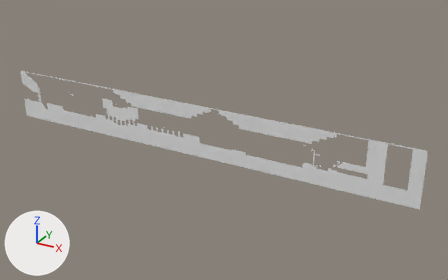
The OBJ model Dashopolis/Assets/Tiled2Unity/Meshes/JUNGLE.obj as it was, and as the next commit left it.
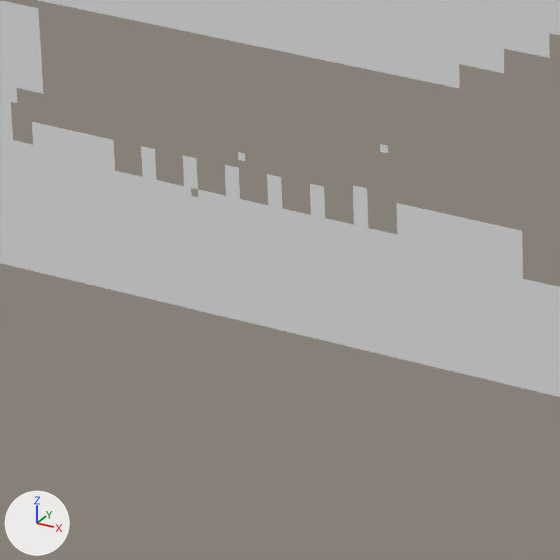
Each version appears first whole from a 50 mm lens placed at (69.5, -440.3, 192.5), pointed at (-178.8, 11.1, -33.2), and next in a close-up on the part from 30% to 46% of the width and 38% to 64% of the height. The lights are fixed; the arrows at lower left show +X, +Y and +Z. Where no turn or scale is listed for an object, it has been applied to the vertices.

The first close-up shows 'JUNGLE'.
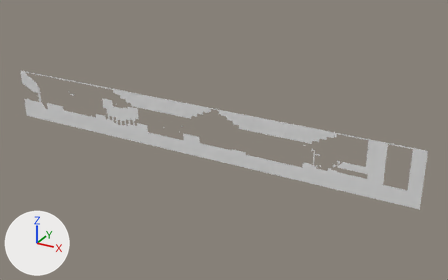
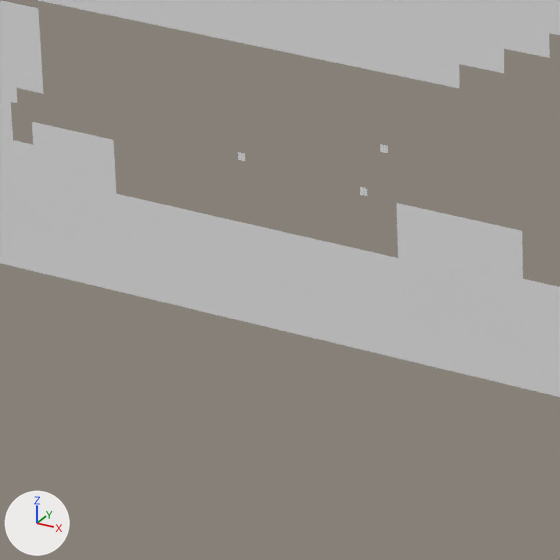
Location of each change, (x1, y1, x2, y2) in pixels of the close-ups (560 x 560 px):
part 1 of me_jungle, deleted: before (115, 146, 398, 258)

The change, as a list of edits to the scene's bpy script:
```text
Change me_jungle:
    used by ob_jungle; location = (0.0, 0.0, 0.0)
    remove me_jungle.from_pydata(...)  # 12578 vertices, 11394 faces; spans x -413.0..0.0, y 0.0, z -50.0..0.0
    add me_jungle.from_pydata(...)  # 12390 vertices, 11226 faces; spans x -413.0..0.0, y 0.0, z -50.0..0.0
    me_jungle part 1
    188 vertices are removed from x -254.0..-216.0, y 0.0, z -36.0..-29.0
    168 faces are deleted
```
